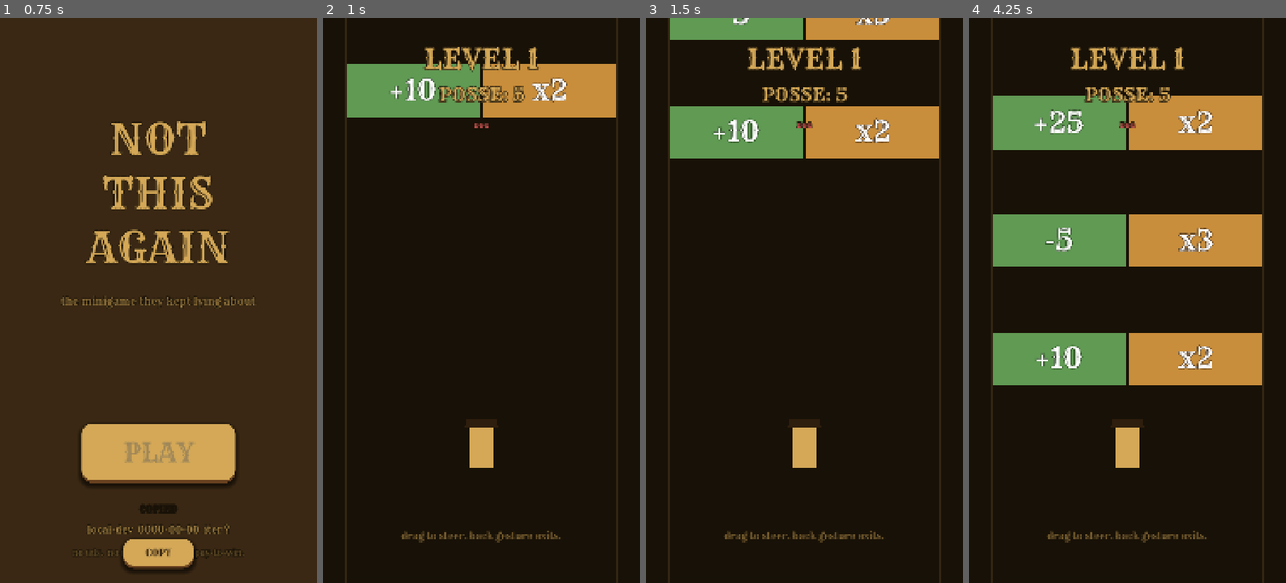
Above: before the commit, frames 1-4 (left to right).
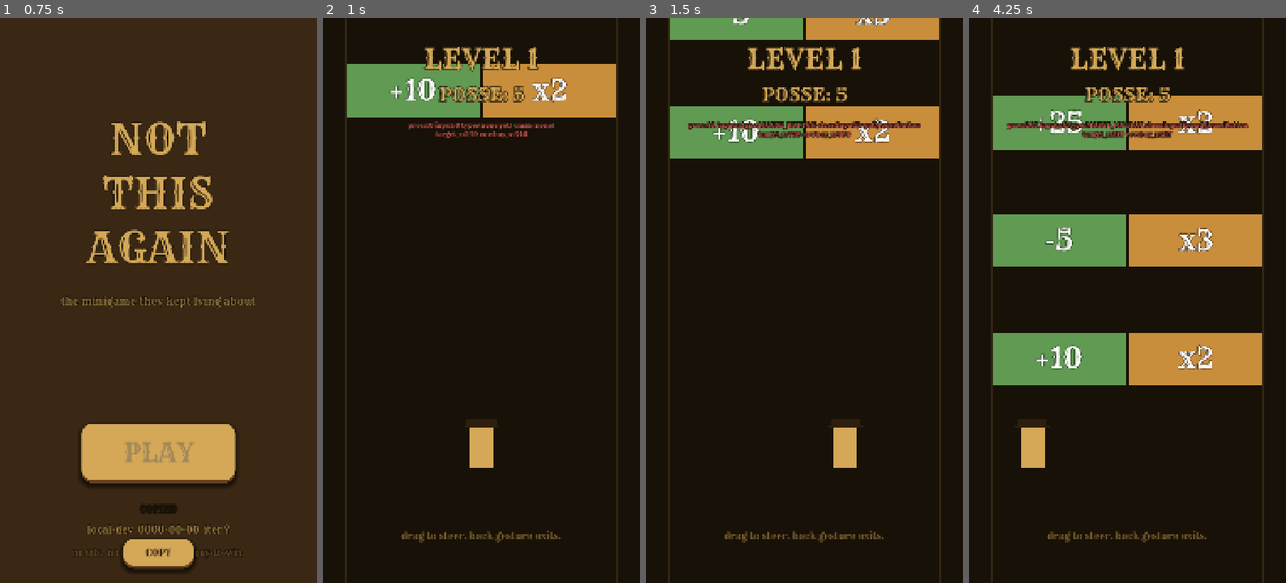
Above: after the commit, the same moments.

Repository: Joeputin100/Not_This_Again
Game: Godot game, scene res://scenes/main_menu.tscn
Two runs of this game, one before a commit and one after it. Both use one fixed random seed, a clock stepped at 60 frames per second and the inputs below.
Inputs (mouse positions are in pixels of both pictures, inside the frame that each line leads up to):
- Up to frame 1 (0.75 s): click "PLAY" at 0.5 s
- Up to frame 2 (1 s): no input
- Up to frame 3 (1.5 s): tap Enter at 1.25 s; move the mouse to (874, 272) at 1.27 s; hold Shift from 1.28 s (still down); click (874, 272) at 1.42 s
- Up to frame 4 (4.25 s): release Shift at 2 s; drag from (1064, 328) to (1111, 413) at 2.02 s; move the mouse to (1159, 176) at 2.77 s; tap Ctrl at 2.85 s; click (1159, 176) at 2.92 s; drag from (1111, 413) to (1032, 215) at 3.52 s

Frame 1 is identical in both runs. In frame 2, 0.5% of the frame differs, in the area x 27-73%, y 18-22%; in frame 3, 2.2%; in frame 4, 2.2%, in the area x 11-89%, y 18-80%.
Error before the commit: Parse Error: Cannot infer the type of "combo" variable because the value doesn't have a set type. (res://scripts/level.gd:130)

Commit message:
iter 14 fix: parse error on level.gd was the root cause
ROOT CAUSE FOUND via integration tests:

  SCRIPT ERROR: Parse Error: Cannot infer the type of "combo" variable
  because the value doesn't have a set type.
  at: GDScript::reload (res://scripts/level.gd:130)

This is why every single bug in iter 10+ existed:
  - level.gd failed to parse at runtime
  - The script never attached to the level node
  - level node was a bare Node2D with no _ready/_process/_input
  - All @onready vars were nonexistent
  - Cowboy didn't follow, debug overlay didn't update, back-gesture
    fell through to default-quit because our _notification handler
    didn't exist

The Godot export step doesn't fail on script parse errors — it just
logs them and continues. The APK built fine but ran a broken level.

The fix is one line: explicit `: int` annotation on combos.step()
result. `combos` is typed `RefCounted` (since CombosCounterScript
has no class_name), so the parser can't infer step()'s return type
through the base-class reference.

  - var combo := combos.step()        ← parse-failed
  + var combo: int = combos.step()    ← fine

Also added explicit `: float` to the adjacent particle_multiplier
call for consistency / paranoia (though that one worked since the
static method is on a known script class).

LESSON: typed RefCounted variables lose method awareness in Godot 4's
parser. Future fix would be adding `class_name CombosCounter` to
combos_counter.gd, but that requires care because autoload names
share the global identifier namespace.

INTEGRATION TESTS now reproduce this class of bug in CI before it
reaches sideload — this is exactly what the user asked for.

Diff:
--- a/godot/scripts/level.gd
+++ b/godot/scripts/level.gd
@@ -127,11 +127,18 @@
 	# Combo escalates per consecutive gate. Particle amount and screen
 	# trauma both scale via CombosCounter's curves; over combo 3 we get
 	# the "MEGA!" floating banner (Candy-Crush-style escalation).
-	var combo := combos.step()
+	#
+	# Explicit `: int` annotation on the step() call result is REQUIRED:
+	# `combos` is typed as base RefCounted (since CombosCounter has no
+	# class_name), so the parser can't infer `combos.step()`'s return
+	# type. Without this annotation, the whole script fails to load at
+	# runtime — manifesting as level.gd not attached, _ready/_process/
+	# _input "nonexistent." Found via test_level_integration.gd in iter 14.
+	var combo: int = combos.step()
 
 	# Boost gate's particle amount BEFORE its _play_pass_animation runs.
 	# Signal emission is synchronous, so this lands before emitting=true.
-	var mult := CombosCounterScript.particle_multiplier(combo)
+	var mult: float = CombosCounterScript.particle_multiplier(combo)
 	if gate.has_node("Sparkles"):
 		var sparkles := gate.get_node("Sparkles") as CPUParticles2D
 		sparkles.amount = int(28.0 * mult)
